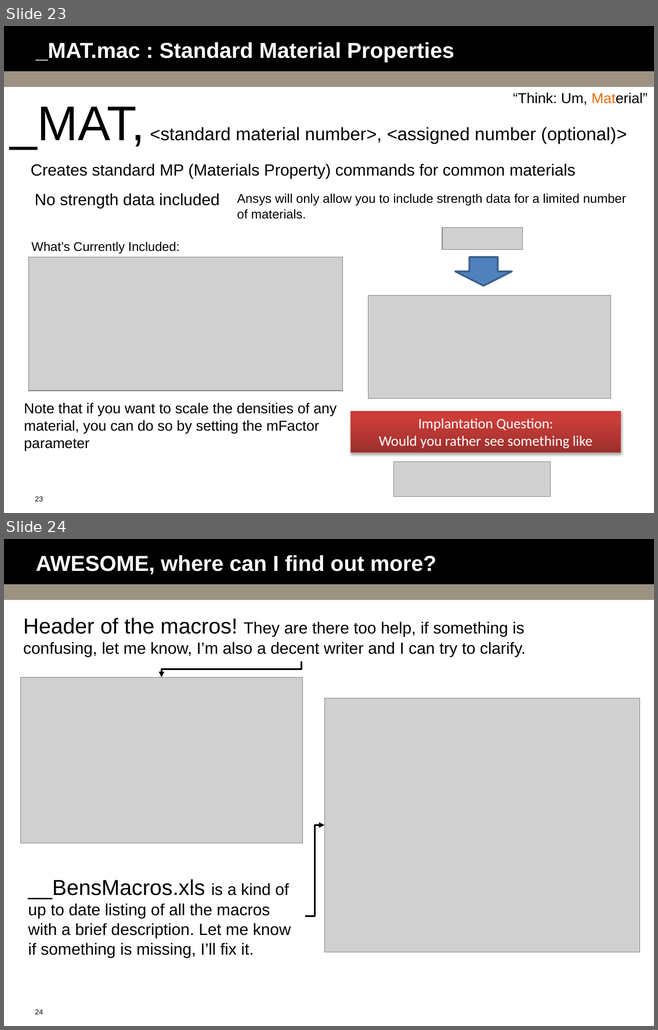
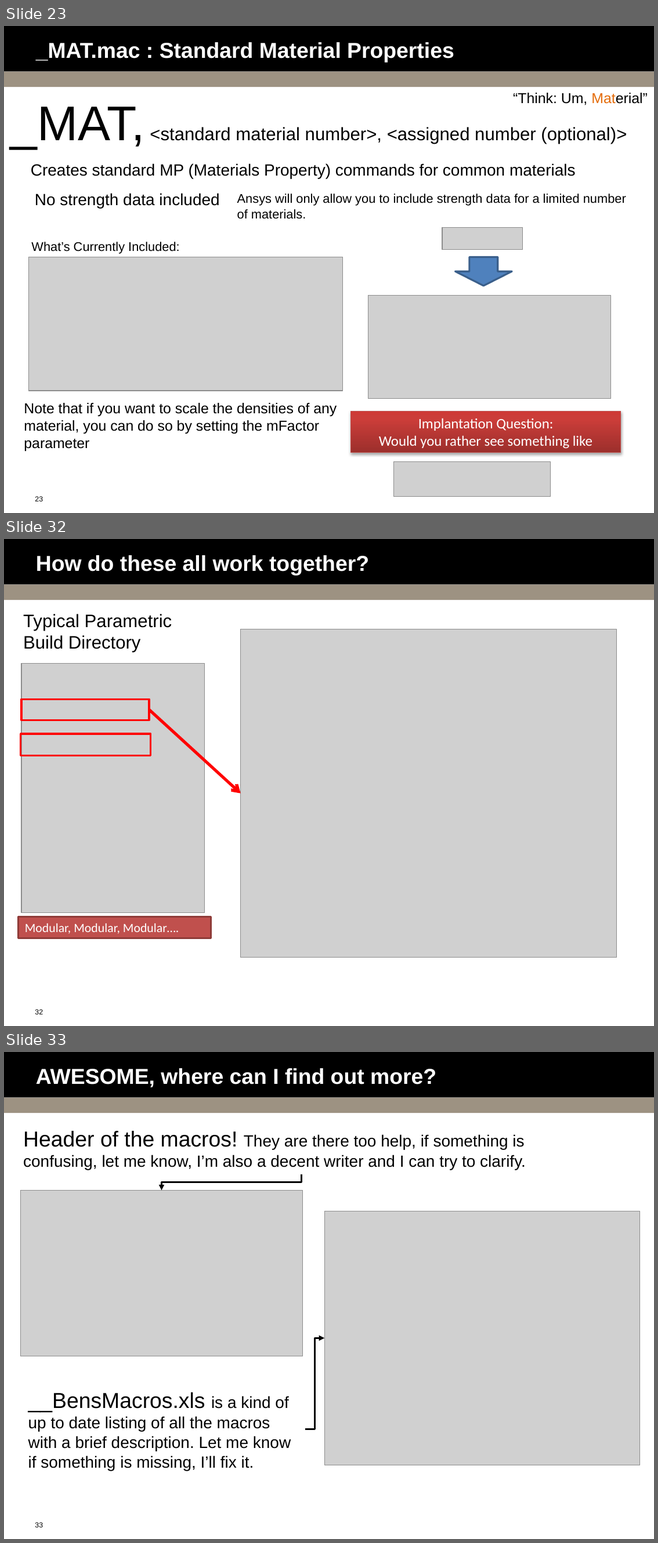
Before and after one commit to bguest/ansys-macros, a slide deck: Macro-Mania.pptx. Shown one above the other, each under a label of ours: slides 23 and 24 before the commit, slides 23, 32 and 33 after it; the slides between them are not shown. The pictures are 658x1030 and 658x1543 pixels, drawn with LibreOffice and Linux fonts; fonts in the diff are those of the drawing; grey boxes stand for pictures; background and template pictures are left out. Boxes give left, top, right and bottom in pixels: in the first picture for what was removed or moved away, otherwise in the second. Text is boxed around its words. In the diff, an @@ line names an element or a change of style, - is before the commit and + after.

```diff
--- a/Macro-Mania.pptx
+++ b/Macro-Mania.pptx
@@ slide 32 added at bbox=[4, 539, 654, 1026], background #FFFFFF; not listed: 3 template elements that a slide beside it also shows @@
@@ title added at bbox=[36, 555, 369, 576], 24 pt, text #FFFFFF, bold @@
+How do these all work together?
@@ text added at bbox=[23, 614, 172, 653], 20 pt, text #000000 @@
+Typical Parametric Build Directory
@@ picture added at bbox=[241, 629, 616, 957] @@
@@ picture added at bbox=[21, 664, 204, 913] @@
@@ rectangle added at bbox=[21, 700, 150, 721], outline #FF0000 2 pt @@
@@ arrow added from (149, 710) to (241, 794), #FF0000 3.25 pt @@
@@ rectangle added at bbox=[21, 734, 151, 756], outline #FF0000 2 pt @@
@@ rectangle added at bbox=[18, 917, 211, 939], fill #C0504D, outline #8E3B39 2 pt, 14 pt, text #FFFFFF @@
+Modular, Modular, Modular….
@@ what was slide 24 is now slide 33 @@
@@ page number at bbox=[35, 1522, 43, 1528]: text changed @@
-24
+33
```
Also in this commit, not shown: 8 other slides added, 2 other files.
